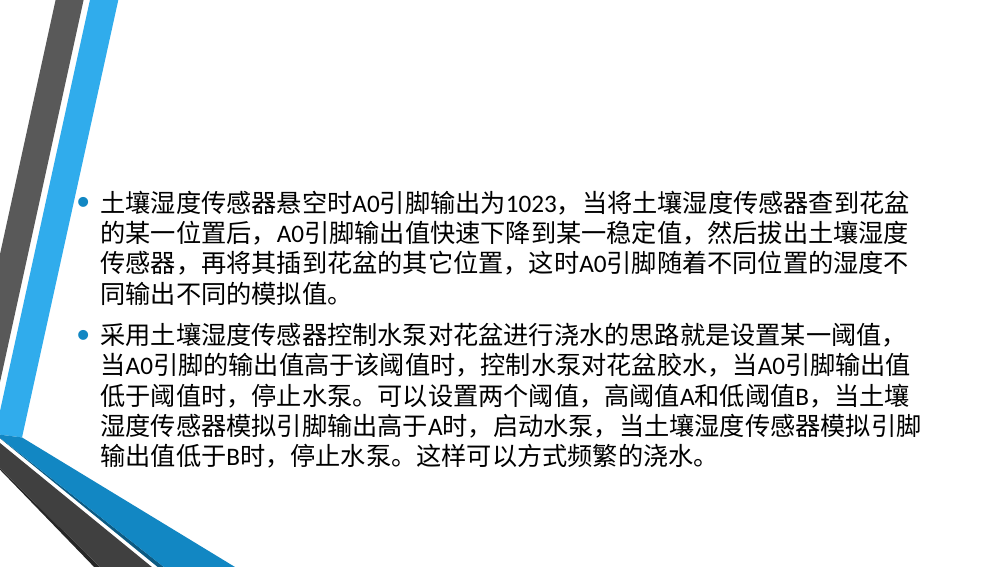
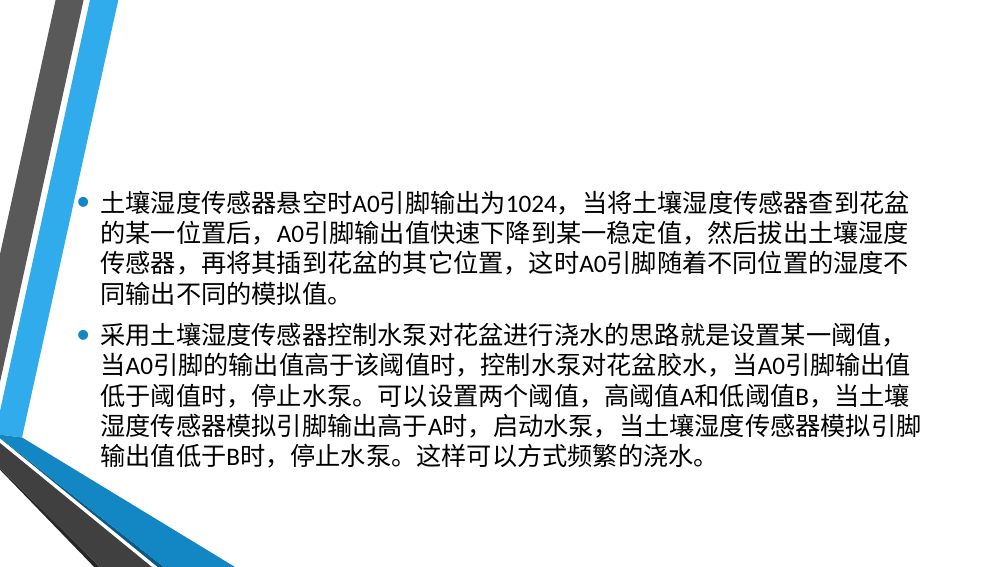
Before and after one commit to coco-hkk/arduino-courses, a slide deck: slide 20 of 7/7.pptx. Drawn at 1008x567 pixels with LibreOffice and Linux fonts; fonts in the diff are those of the drawing; background and template pictures are left out. Boxes give left, top, right and bottom in pixels: in the first picture for what was removed or moved away, otherwise in the second. Text is boxed around its words. In the diff, an @@ line names an element or a change of style, - is before the commit and + after.

```diff
--- a/7/7.pptx
+++ b/7/7.pptx
@@ text at [100,190,909,305]: text changed @@
-• 土壤湿度传感器悬空时A0引脚输出为1023，当将土壤湿度传感器查到花盆的某一位置后，A0引脚输出值快速下降到某一稳定值，然后拔出土壤湿度传感器，再将其插到花盆的其它位置，这时A0引脚随着不同位置的湿度不同输出不同的模拟值。
+• 土壤湿度传感器悬空时A0引脚输出为1024，当将土壤湿度传感器查到花盆的某一位置后，A0引脚输出值快速下降到某一稳定值，然后拔出土壤湿度传感器，再将其插到花盆的其它位置，这时A0引脚随着不同位置的湿度不同输出不同的模拟值。
```
Also in this commit, not shown: 2 other slides changed, 2 other files.
